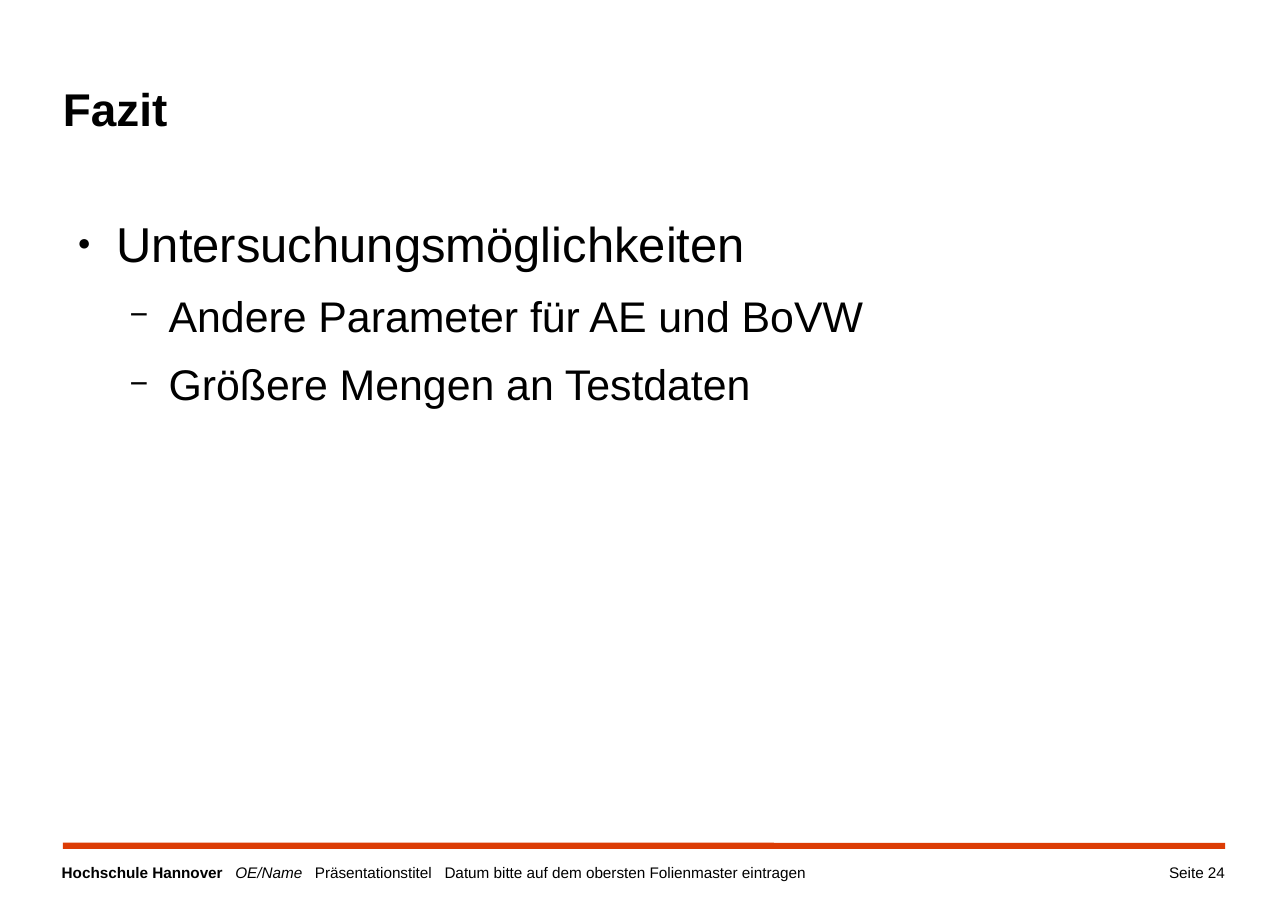
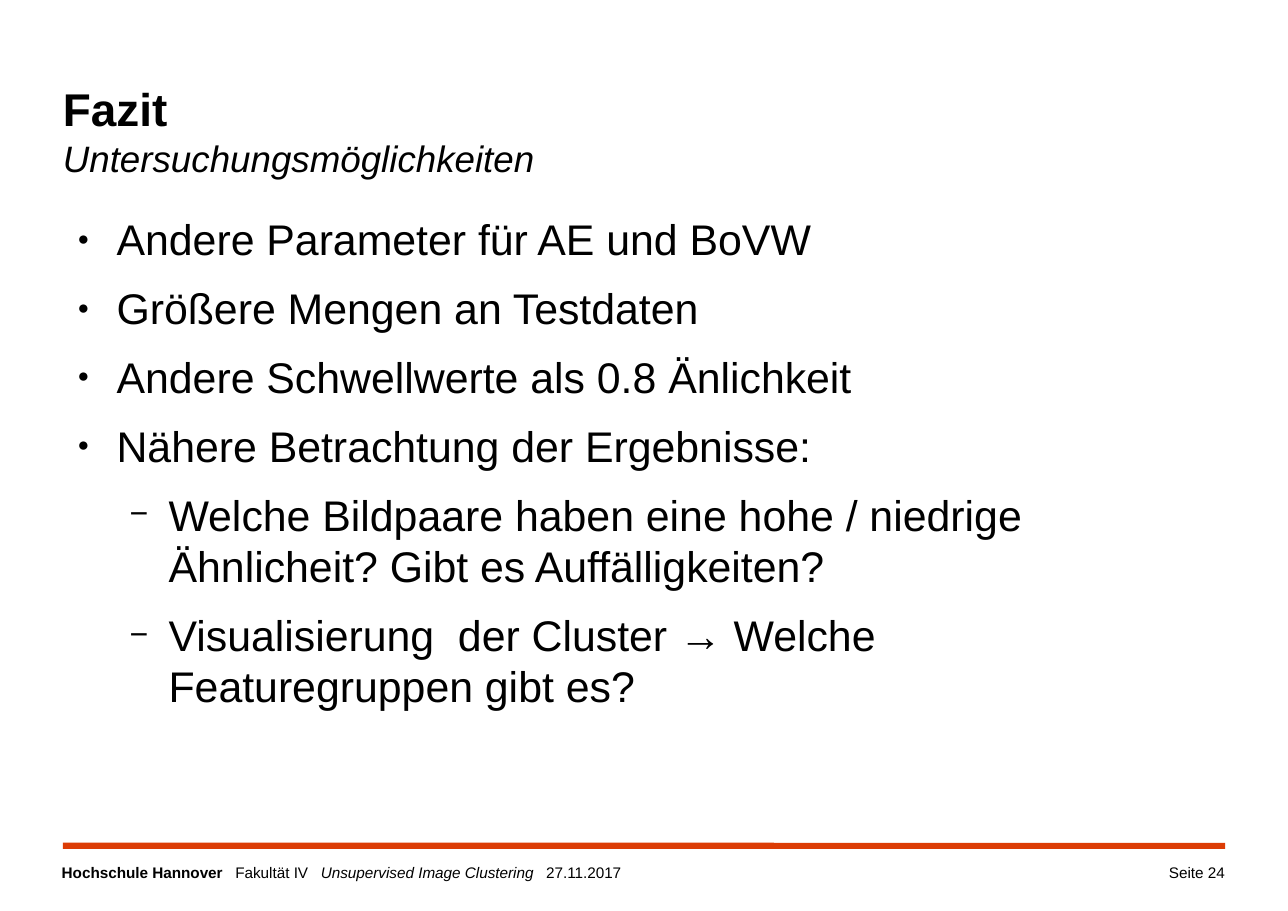
Before and after one commit to a-cl/ma-thesis, a slide deck: slide 24 of kolloquim.pptx. Drawn at 1288x911 pixels with LibreOffice and Linux fonts; fonts in the diff are those of the drawing; background and template pictures are left out. Boxes give left, top, right and bottom in pixels: in the first picture for what was removed or moved away, otherwise in the second. Text is boxed around its words. In the diff, an @@ line names an element or a change of style, - is before the commit and + after.

```diff
--- a/kolloquim.pptx
+++ b/kolloquim.pptx
@@ text at [63, 145, 534, 179]: paragraph added @@
+Untersuchungsmöglichkeiten
@@ text at [117, 226, 745, 272]: paragraph removed @@
-● Untersuchungsmöglichkeiten
@@ text at [117, 224, 811, 333]: bullet − to ●; list level 2 to 1 in "Andere Parameter für AE und ..."; list level 2 to 1 in "Größere Mengen an Testdaten" @@
@@ text at [117, 359, 1021, 711]: paragraphs added @@
+● Andere Schwellwerte als 0.8 Änlichkeit
+● Nähere Betrachtung der Ergebnisse:
+  − Welche Bildpaare haben eine hohe / niedrige Ähnlicheit? Gibt es Auffälligkeiten?
+  − Visualisierung der Cluster → Welche Featuregruppen gibt es?
@@ text at [62, 867, 621, 882]: text changed @@
-Hochschule Hannover OE/Name Präsentationstitel Datum bitte auf dem obersten Folienmaster eintragen
+Hochschule Hannover Fakultät IV Unsupervised Image Clustering 27.11.2017
```
Also in this commit, not shown: 21 other slides changed, 4 slides added, 3 slides removed.
